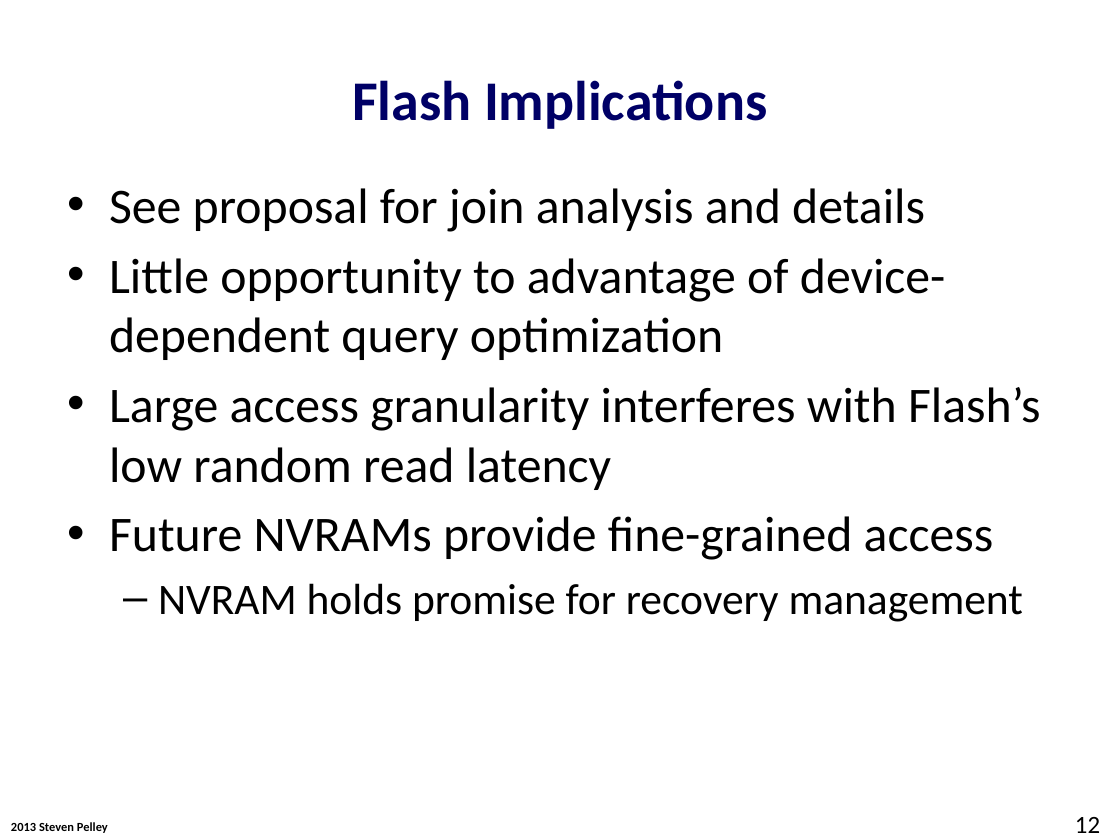
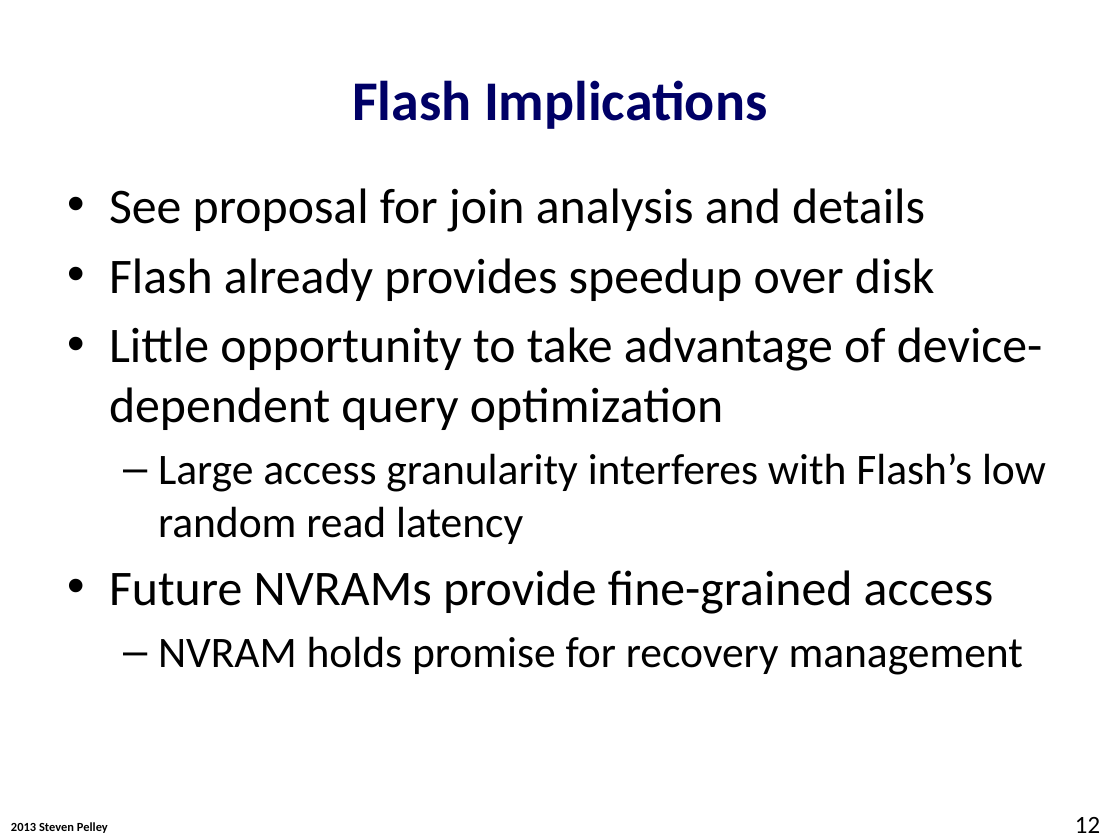
Before and after one commit to Abulila/dissertation, a slide deck: slide 12 of proposal/proposal.pptx. Drawn at 1120x840 pixels with LibreOffice and Linux fonts; fonts in the diff are those of the drawing; background and template pictures are left out. Boxes give left, top, right and bottom in pixels: in the first picture for what was removed or moved away, otherwise in the second. Text is boxed around its words. In the diff, an @@ line names an element or a change of style, - is before the commit and + after.

```diff
--- a/proposal/proposal.pptx
+++ b/proposal/proposal.pptx
@@ text at [109,258,1043,430]: text changed @@
-• Little opportunity to advantage of device-dependent query optimization
+• Flash already provides speedup over disk
+• Little opportunity to take advantage of device-dependent query optimization
@@ text at [158,453,1046,544]: size 32 to 28 pt in "Large access granularity interferes with Flash’s low ..."; bullet • to –; list level 1 to 2 in "Large access granularity interferes with ..." @@
```
Also in this commit, not shown: 11 other slides changed.
